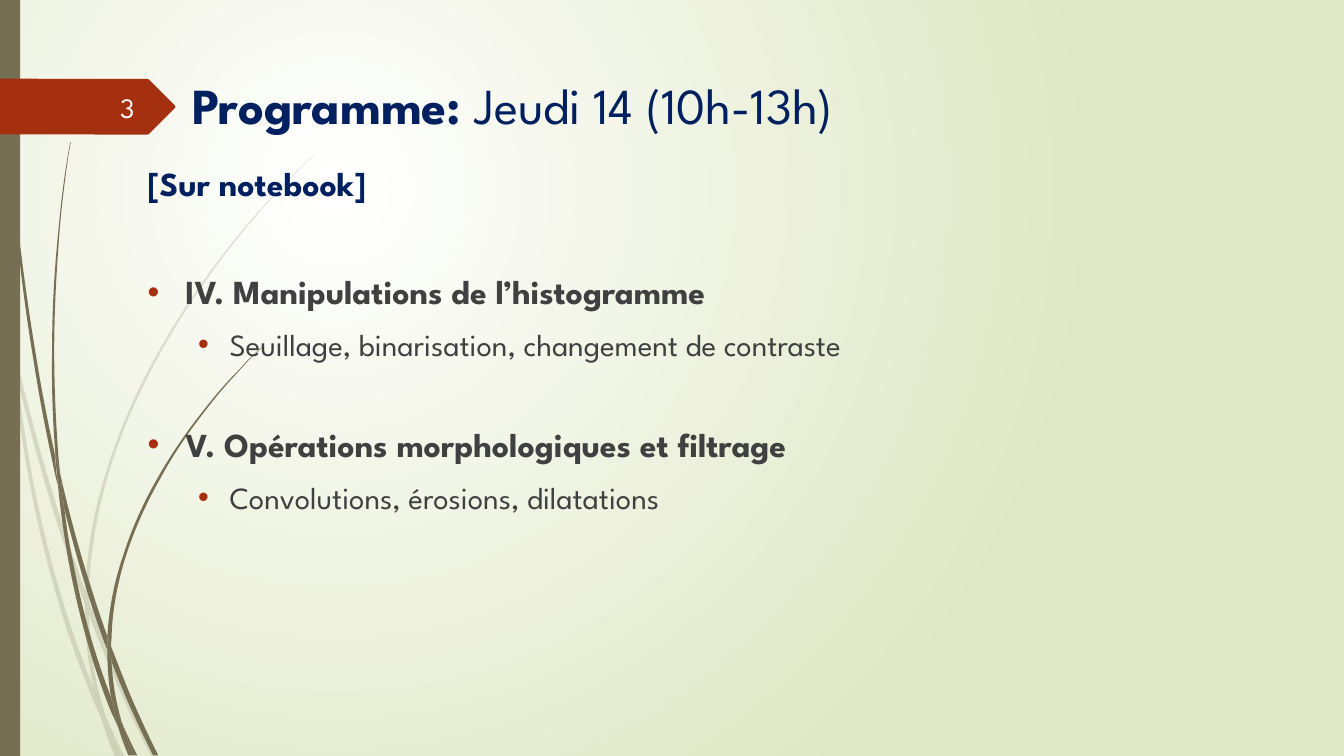
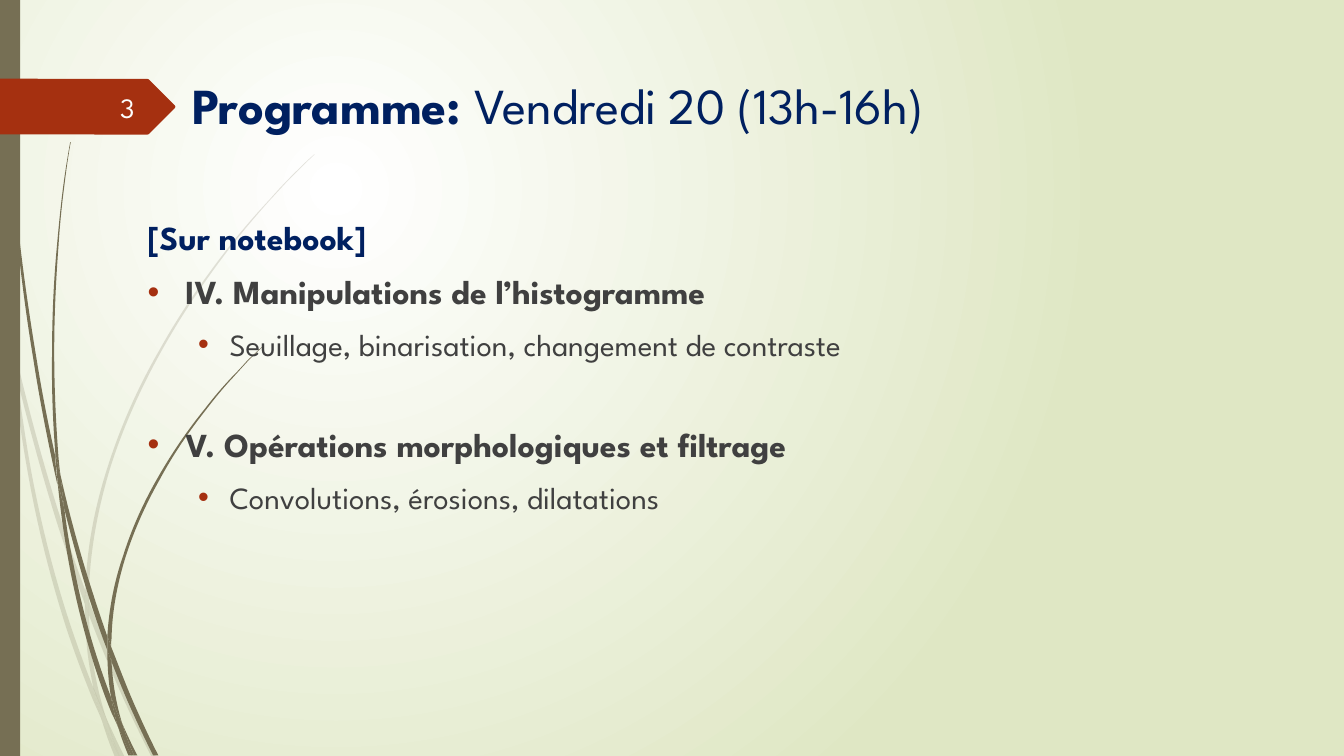
Before and after one commit to ma-riviere/IP101, a slide deck: slide 3 of Image Processing 101.pptx. Drawn at 1344x756 pixels with LibreOffice and Linux fonts; fonts in the diff are those of the drawing. Boxes give left, top, right and bottom in pixels: in the first picture for what was removed or moved away, otherwise in the second. Text is boxed around its words. In the diff, an @@ line names an element or a change of style, - is before the commit and + after.

```diff
--- a/Image Processing 101.pptx
+++ b/Image Processing 101.pptx
@@ title at (x1=192, y1=89, x2=924, y2=135): text changed @@
-Programme: Jeudi 14 (10h-13h)
+Programme: Vendredi 20 (13h-16h)
@@ text "[Sur notebook]" rewrapped from (x1=148, y1=173, x2=841, y2=513) to (x1=148, y1=227, x2=841, y2=513) @@
```
Also in this commit, not shown: 7 other slides changed, 17 other files.
